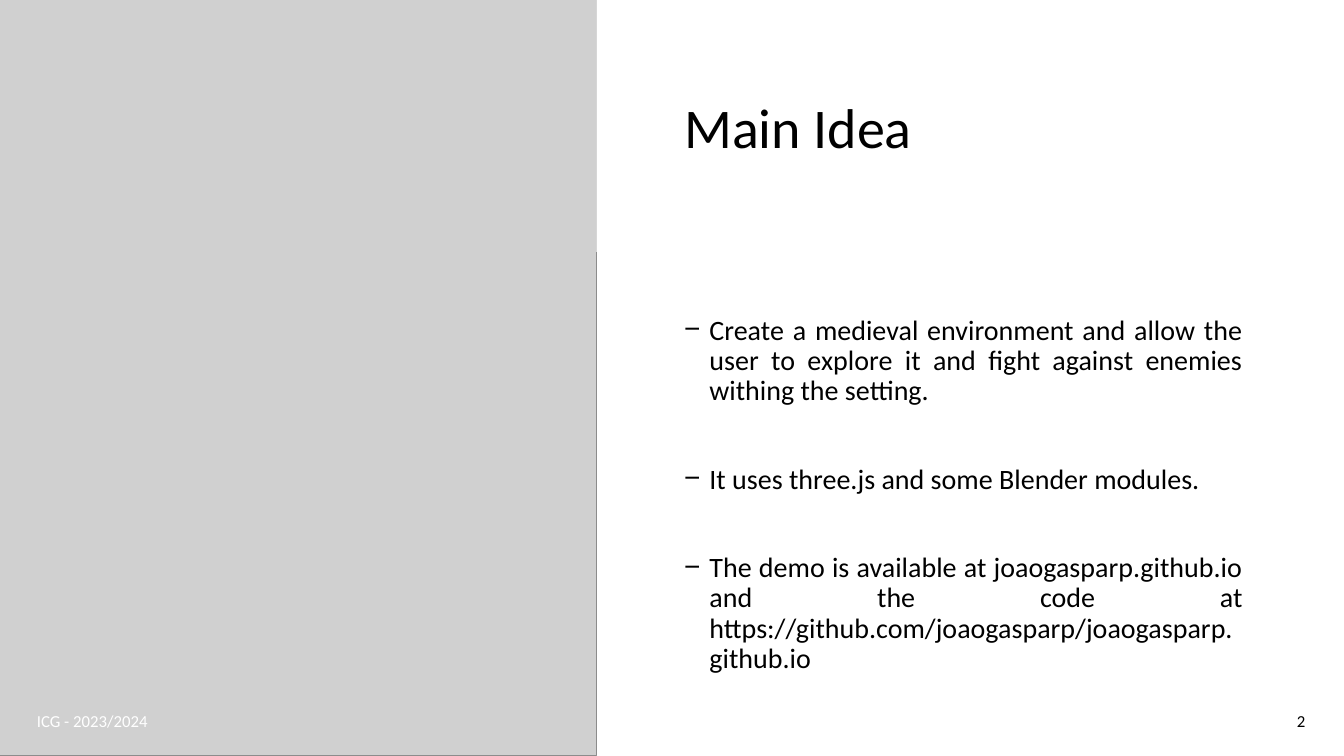
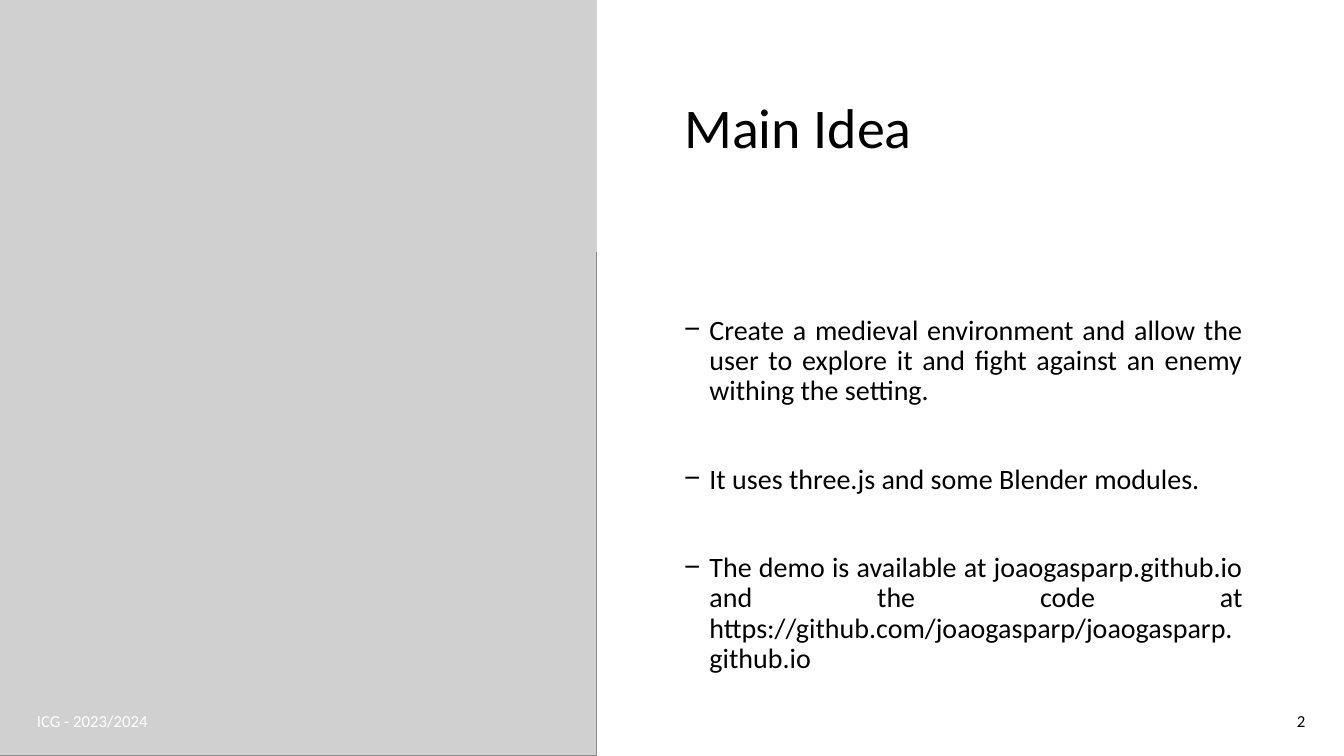
Before and after one commit to joaogasparp/joaogasparp.github.io, a slide deck: slide 2 of docs/icg_final.pptx. Drawn at 1344x756 pixels with LibreOffice and Linux fonts; fonts in the diff are those of the drawing; grey boxes stand for pictures. Boxes give left, top, right and bottom in pixels: in the first picture for what was removed or moved away, otherwise in the second. Text is boxed around its words. In the diff, an @@ line names an element or a change of style, - is before the commit and + after.

```diff
--- a/docs/icg_final.pptx
+++ b/docs/icg_final.pptx
@@ text at (x1=709, y1=320, x2=1242, y2=405): text changed @@
-− Create a medieval environment and allow the user to explore it and fight against enemies withing the setting.
+− Create a medieval environment and allow the user to explore it and fight against an enemy withing the setting.
```
Also in this commit, not shown: 7 other slides changed, 1 slide added, 1 other file.
